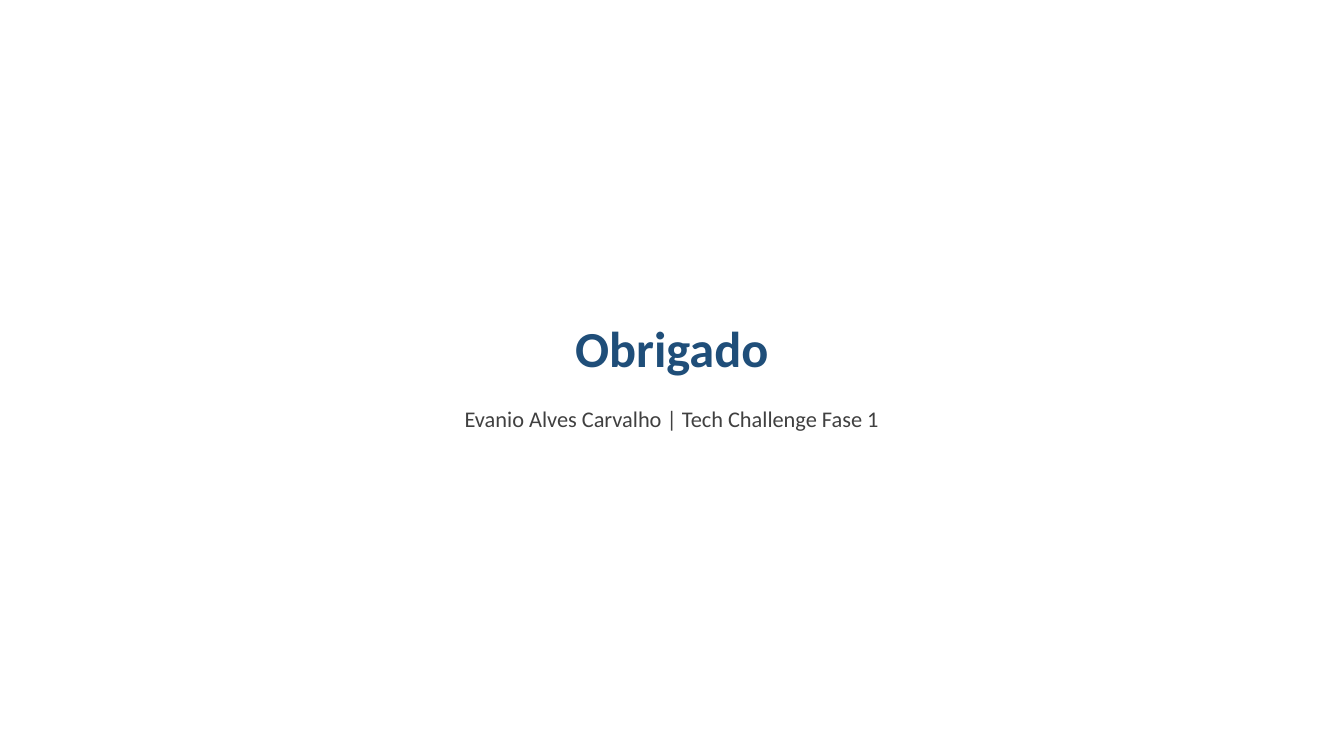
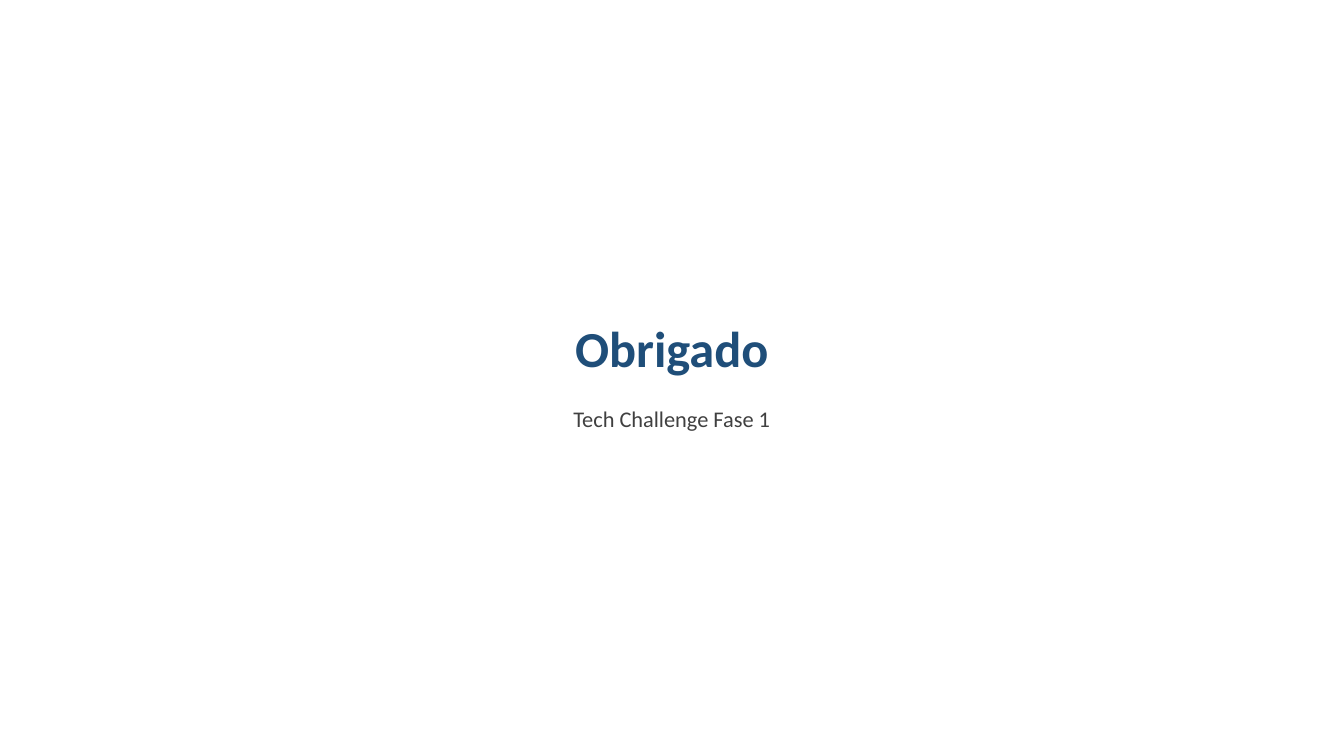
Before and after one commit to evanioac-web/tech-challenge-fase1-olist, a slide deck: slide 19 of reports/apresentacao_crescimento_receita.pptx. Drawn at 1344x756 pixels with LibreOffice and Linux fonts; fonts in the diff are those of the drawing. Boxes give left, top, right and bottom in pixels: in the first picture for what was removed or moved away, otherwise in the second. Text is boxed around its words. In the diff, an @@ line names an element or a change of style, - is before the commit and + after.

```diff
--- a/reports/apresentacao_crescimento_receita.pptx
+++ b/reports/apresentacao_crescimento_receita.pptx
@@ text at [573, 411, 770, 431]: text changed @@
-Evanio Alves Carvalho | Tech Challenge Fase 1
+Tech Challenge Fase 1
```
Also in this commit, not shown: 2 other slides changed, 2 other files.
